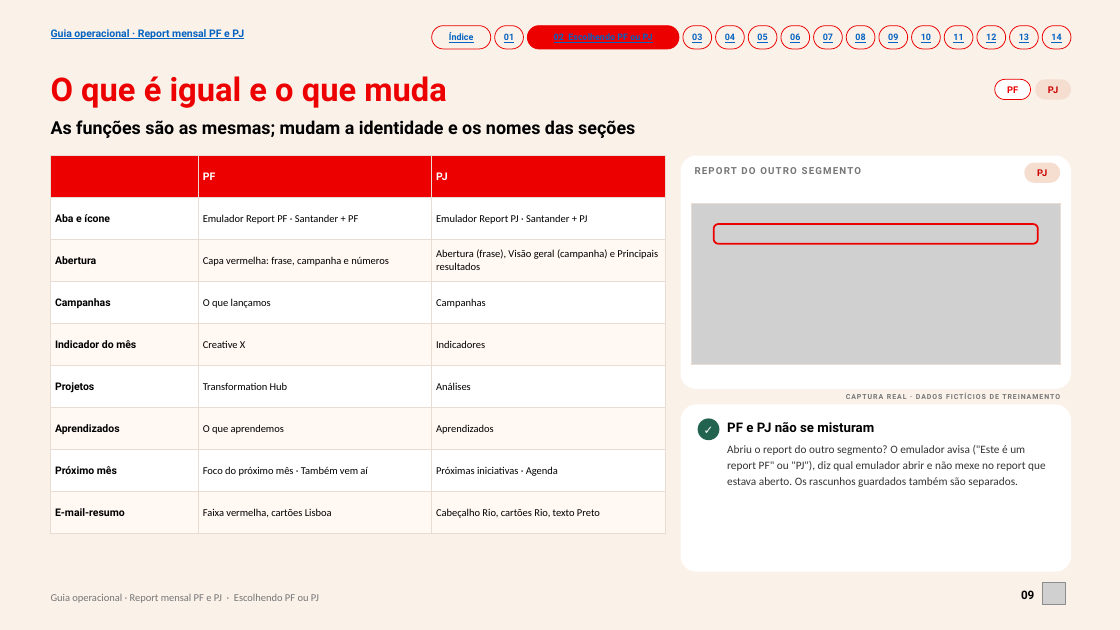
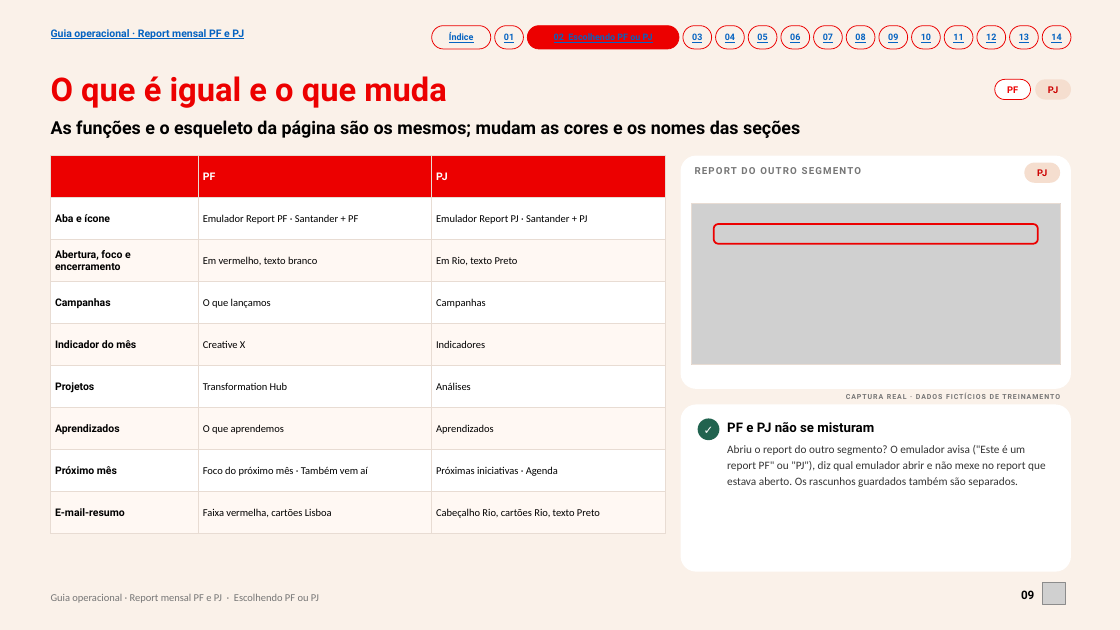
Before and after one commit to fabrizzioriccelli/report_mensal_st, a slide deck: slide 9 of kit/guia-operacional.pptx. Drawn at 1120x630 pixels with LibreOffice and Linux fonts; fonts in the diff are those of the drawing; grey boxes stand for pictures. Boxes give left, top, right and bottom in pixels: in the first picture for what was removed or moved away, otherwise in the second. Text is boxed around its words. In the diff, an @@ line names an element or a change of style, - is before the commit and + after.

```diff
--- a/kit/guia-operacional.pptx
+++ b/kit/guia-operacional.pptx
@@ text at <box>51,120,800,138</box>: text changed @@
-As funções são as mesmas; mudam a identidade e os nomes das seções
+As funções e o esqueleto da página são os mesmos; mudam as cores e os nomes das seções
@@ table at <box>50,156,665,522</box> @@
-row 3: Abertura | Capa vermelha: frase, campanha e números | Abertura (frase), Visão geral (campanha) e Principais resultados
+row 3: Abertura, foco e encerramento | Em vermelho, texto branco | Em Rio, texto Preto
```
Also in this commit, not shown: 8 other slides changed, 37 other files.
